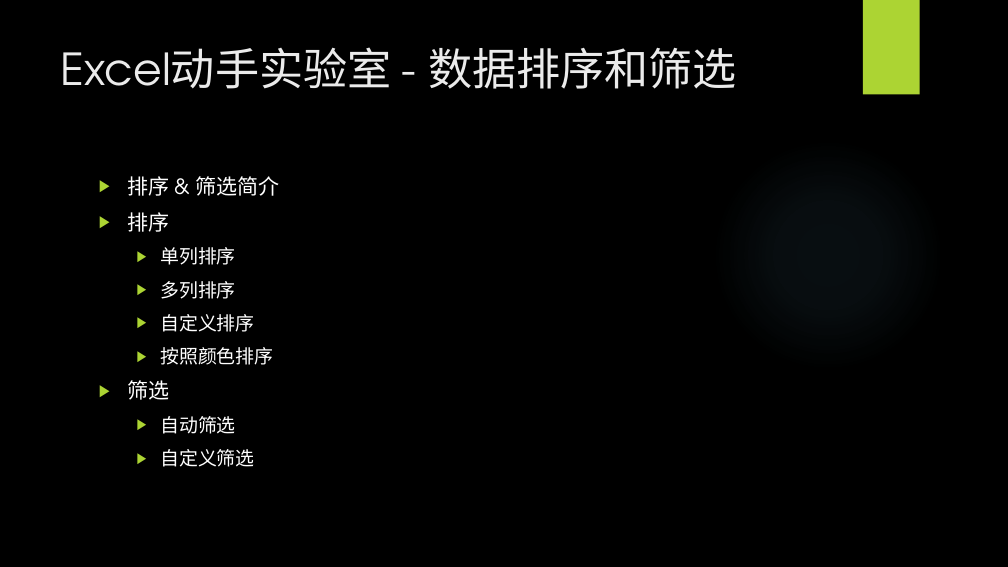
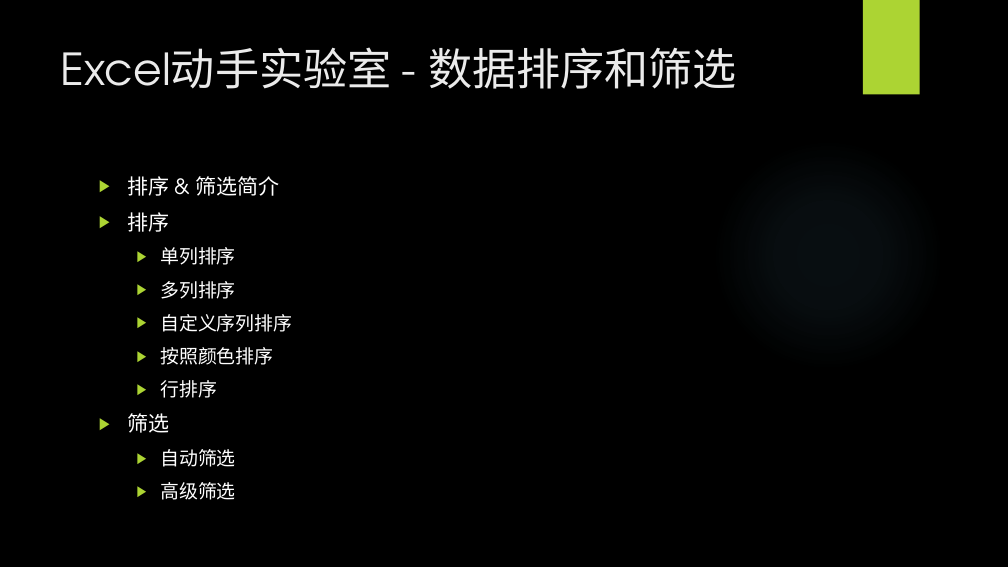
Before and after one commit to BigEgg/OfficeTraining, a slide deck: slide 16 of Excel动手实验室.pptx. Drawn at 1008x567 pixels with LibreOffice and Linux fonts; fonts in the diff are those of the drawing; background and template pictures are left out. Boxes give left, top, right and bottom in pixels: in the first picture for what was removed or moved away, otherwise in the second. Text is boxed around its words. In the diff, an @@ line names an element or a change of style, - is before the commit and + after.

Commit message:
Fix some error in slide 16

```diff
--- a/Excel动手实验室.pptx
+++ b/Excel动手实验室.pptx
@@ text at box(160, 314, 292, 332): text changed @@
-  ▶ 自定义排序
+  ▶ 自定义序列排序
@@ text at box(160, 380, 217, 398): paragraph added @@
+  ▶ 行排序
@@ text at box(160, 482, 236, 500): text changed; font TeX Gyre Adventor to Noto Sans CJK SC @@
-  ▶ 自定义筛选
+  ▶ 高级筛选
```
Also in this commit, not shown: 1 other file.
